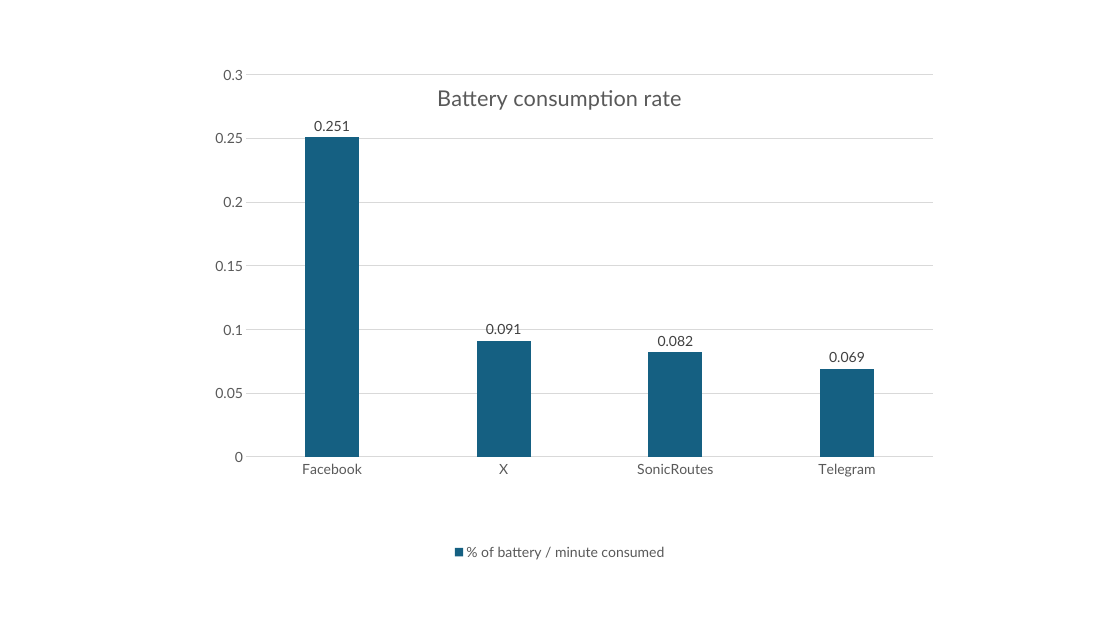
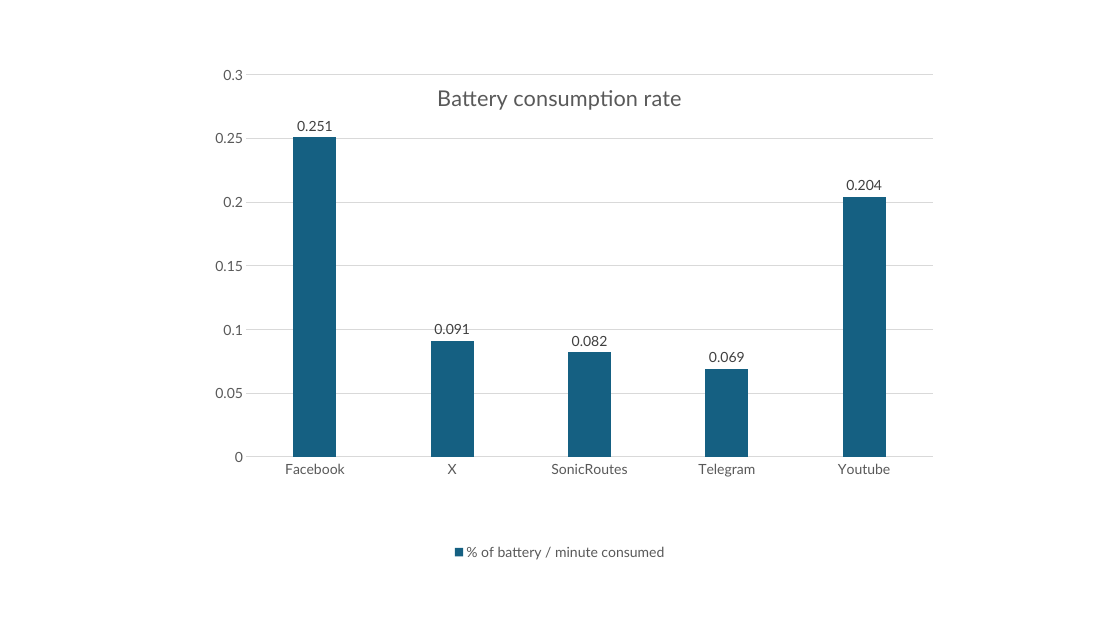
Before and after one commit to JacopoNiccolai/SonicRoutes, a slide deck: slide 2 of Grafici power consumption.pptx. Drawn at 1120x630 pixels with LibreOffice and Linux fonts; fonts in the diff are those of the drawing. Boxes give left, top, right and bottom in pixels: in the first picture for what was removed or moved away, otherwise in the second. Text is boxed around its words. In the diff, an @@ line names an element or a change of style, - is before the commit and + after.

```diff
--- a/Grafici power consumption.pptx
+++ b/Grafici power consumption.pptx
@@ column chart at [187, 66, 933, 565] @@
-categories: Facebook, X, SonicRoutes, Telegram
+categories: Facebook, X, SonicRoutes, Telegram, Youtube
-% of battery / minute consumed: 0.251, 0.091, 0.082, 0.069
+% of battery / minute consumed: 0.251, 0.091, 0.082, 0.069, 0.204
```
Also in this commit, not shown: 1 other slide changed, 1 other file.
